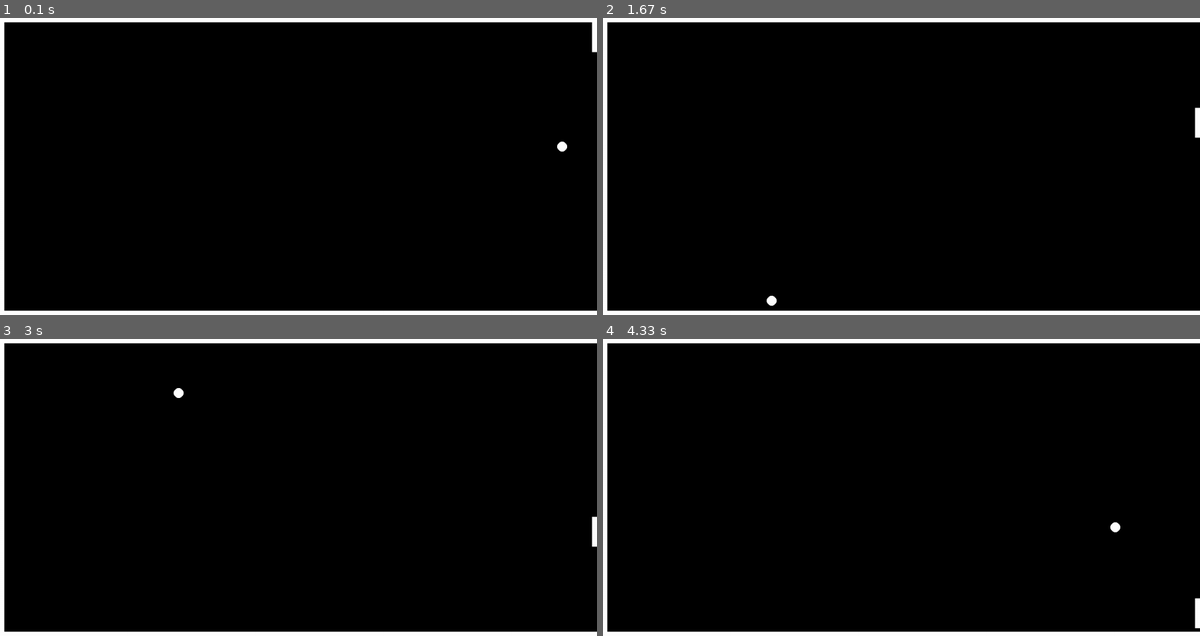
Above: before the commit, frames 1-4 (two rows, left to right).
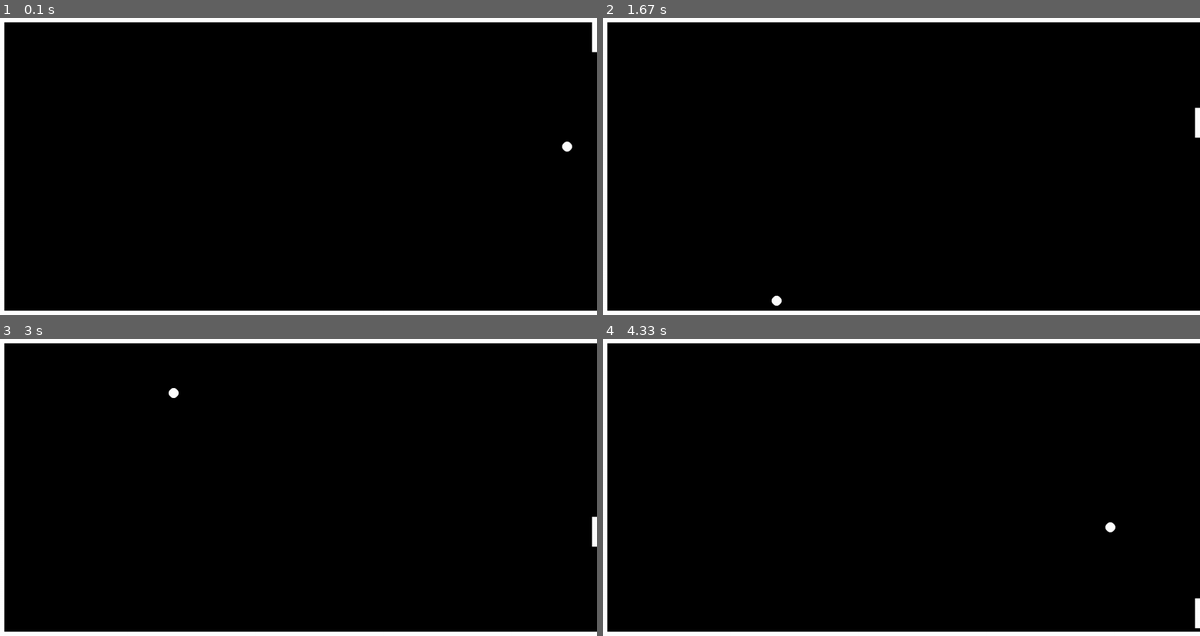
Above: after the commit, the same moments.

Repository: OliverWBurke/pygame-learning
Game: pygame game, started from main.py
Same seed, same stepped clock (60 frames per second), same inputs: the game is played once before the commit and once after it.
Inputs (mouse positions are in pixels of both pictures, inside the frame that each line leads up to):
- Up to frame 1 (0.1 s): no input
- Up to frame 2 (1.67 s): click (901, 166) at 0.38 s; click (961, 231) at 0.72 s; click (1122, 270) at 1.05 s; click (758, 107) at 1.38 s
- Up to frame 3 (3 s): click (298, 523) at 1.72 s; click (214, 425) at 2.05 s; click (507, 564) at 2.38 s; click (101, 517) at 2.72 s
- Up to frame 4 (4.33 s): click (728, 431) at 3.05 s; click (758, 537) at 3.38 s; click (1116, 555) at 3.72 s; click (716, 597) at 4.05 s

The runs differ from the first frame. In frame 1, less than 0.1% of the frame differs, in the area x 93-96%, y 41-46%; in frame 2, less than 0.1%; in frame 3, less than 0.1%; in frame 4, less than 0.1%.

Commit message:
move game variables into a dict
update ball to use the game variables from dict
need to do same for paddle

Diff:
--- a/main.py
+++ b/main.py
@@ -7,15 +7,15 @@
 class Ball:
     def __init__(
         self,
-        screen,
+        game_setup,
         x_position=None,
         y_position=None,
         x_velocity=10,
         y_velocity=10,
         radius=10,
-        colour="white",
     ):
-        self.screen = screen
+        self.game_setup = game_setup
+        self.screen = game_setup["screen"]
         if x_position and y_position:
             self.x_position = x_position
             self.y_position = y_position
@@ -24,28 +24,29 @@
                 "Position parameters provided, putting ball in default position"
             )
             self.x_position = (
-                screen.get_width() - radius - 20
-            )  # todo fix hack, this 20 is just to make sure it misses the border
-            self.y_position = int(screen.get_height() / 2)
+                game_setup["SCREEN_WIDTH"] - radius - game_setup["BORDER_WIDTH"]
+            )
+            self.y_position = int(game_setup["SCREEN_HEIGHT"] / 2)
         self.x_velocity = -x_velocity
         self.y_velocity = -y_velocity
         self.radius = radius
-        self.colour = pygame.Color(colour)
-        self.bg_colour = pygame.Color("black")
+        self.colour = pygame.Color(game_setup["FOREGROUND_COLOUR"])
+        self.bg_colour = pygame.Color(game_setup["BACKGROUND_COLOUR"])
+        self.border_and_ball_width = self.game_setup["BORDER_WIDTH"] + self.radius
 
     def get_coordinates(self):
         return self.x_position, self.y_position
 
     def touching_border(self):
-        border_width = 10  # todo: not hardcode this
-        width_and_radius = border_width + self.radius
+
+
         if (
-            self.x_position <= width_and_radius
-        ):  # or self.x_position >= self.screen.get_width()-width_and_radius:
+            self.x_position <= self.border_and_ball_width
+        ):
             self.x_velocity = self.x_velocity * -1
         if (
-            self.y_position <= width_and_radius
-            or self.y_position >= self.screen.get_height() - width_and_radius
+            self.y_position <= self.border_and_ball_width
+            or self.y_position >= self.game_setup["SCREEN_HEIGHT"] - self.border_and_ball_width
         ):
             self.y_velocity = self.y_velocity * -1
 
@@ -70,15 +71,13 @@
         self.show()
 
     def check_paddle(self, paddle):
-        border_width = 10  # todo: not hardcode this
-        width_and_radius = border_width + self.radius
-        if self.x_position < self.screen.get_width() - width_and_radius:
+        if self.x_position < self.screen.get_width() - self.border_and_ball_width:
             logging.debug("ball in play")
             return True, 0
         else:
             logging.info("Ball at end")
             paddle_top, paddle_bottom = paddle.get_position()
-            if self.y_position in range(paddle_top, paddle_bottom+1):
+            if self.y_position in range(paddle_top, paddle_bottom + 1):
                 self.x_velocity = self.x_velocity * -1
                 logging.info("Hit - Add Score")
                 return True, 1
@@ -155,16 +154,27 @@
         logging.basicConfig(level=logging.INFO)
     pygame.init()
     playing = True
-    score = 0
-    SCREEN_WIDTH = 1200
-    SCREEN_HEIGHT = 600
-    BORDER_WIDTH = 10
 
-    screen = pygame.display.set_mode((SCREEN_WIDTH, SCREEN_HEIGHT))
-    draw_borders(screen, SCREEN_WIDTH, SCREEN_HEIGHT, BORDER_WIDTH)
-    ball = Ball(screen)
+    game_setup = {
+        "score": 0,
+        "SCREEN_WIDTH": 1200,
+        "SCREEN_HEIGHT": 600,
+        "BORDER_WIDTH": 10,
+        "BACKGROUND_COLOUR": 'Black',
+        "FOREGROUND_COLOUR": 'White'
+    }
+    game_setup["screen"] = pygame.display.set_mode(
+        (game_setup["SCREEN_WIDTH"], game_setup["SCREEN_HEIGHT"])
+    )
+    draw_borders(
+        game_setup["screen"],
+        game_setup["SCREEN_WIDTH"],
+        game_setup["SCREEN_HEIGHT"],
+        game_setup["BORDER_WIDTH"],
+    )
+    ball = Ball(game_setup)
     ball.show()
-    paddle = Paddle(screen)
+    paddle = Paddle(game_setup["screen"])
     paddle.show()
 
     while playing:
@@ -176,8 +186,9 @@
         ball.update()
         paddle.update()
         playing, score_update = ball.check_paddle(paddle)
-        score += score_update
-        logging.info(f"Score is {score}")
+        game_setup['score'] += score_update
+        logging.info(f"Score is {game_setup['score']}")
+
 
 if __name__ == "__main__":
     main()
